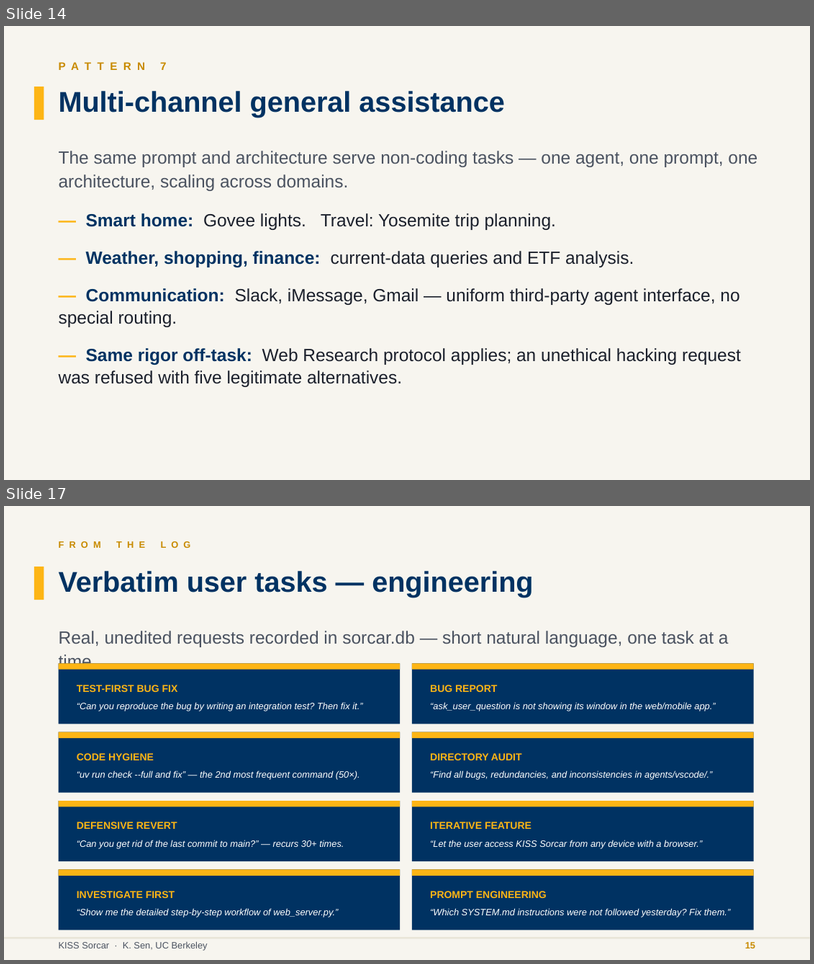
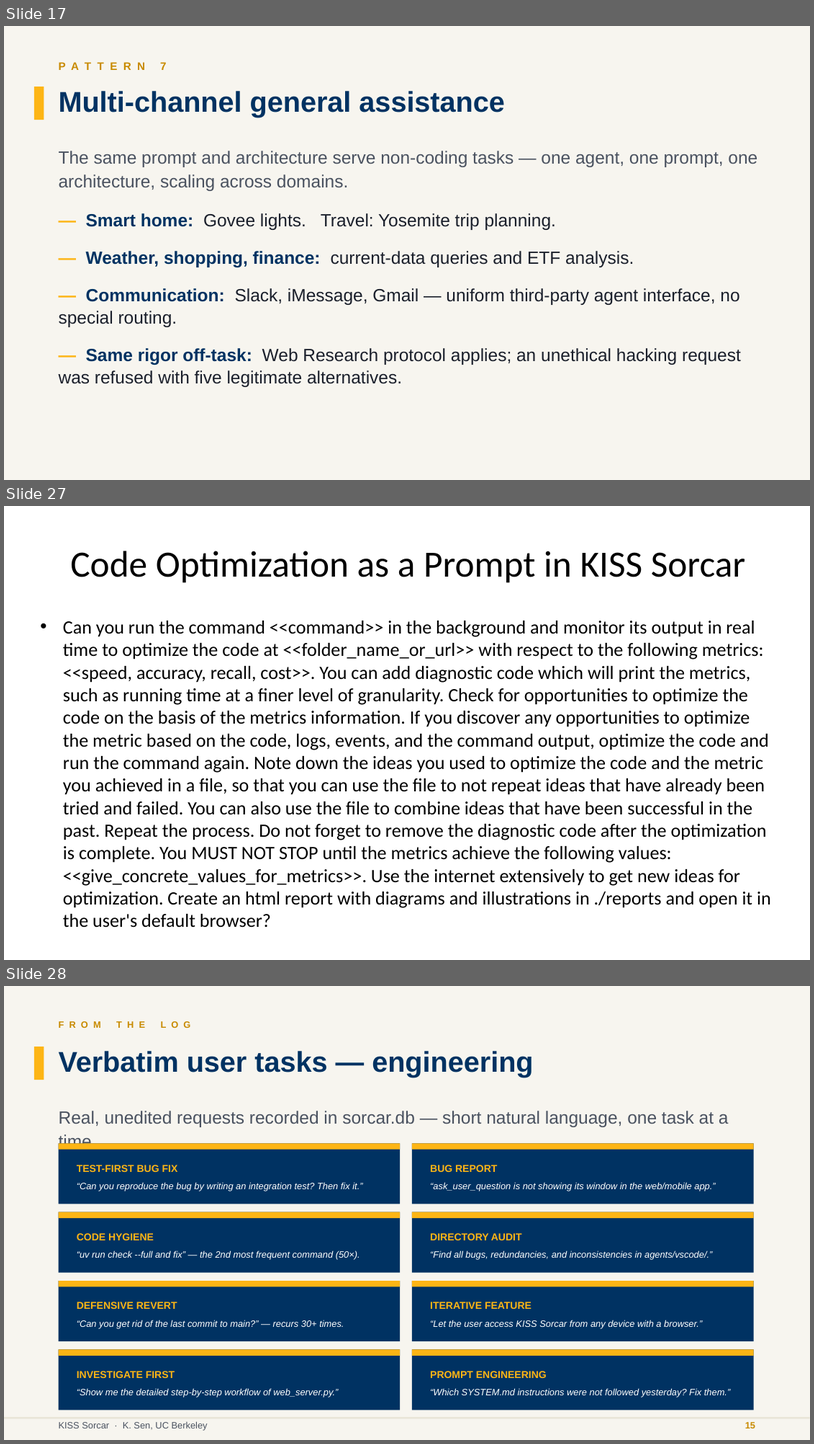
Before and after one commit to ksenxx/kiss_ai, a slide deck: papers/sekisssorcar/se_kiss_sorcar_slides.pptx. Shown one above the other, each under a label of ours: slides 14 and 17 before the commit, slides 17, 27 and 28 after it; the slides between them are not shown. The pictures are 814x964 and 814x1444 pixels, drawn with LibreOffice and Linux fonts; fonts in the diff are those of the drawing. Boxes give left, top, right and bottom in pixels: in the first picture for what was removed or moved away, otherwise in the second. Text is boxed around its words. In the diff, an @@ line names an element or a change of style, - is before the commit and + after.

```diff
--- a/papers/sekisssorcar/se_kiss_sorcar_slides.pptx
+++ b/papers/sekisssorcar/se_kiss_sorcar_slides.pptx
@@ slide 27 added at [4, 506, 810, 960], background #FFFFFF @@
@@ title added at [70, 551, 746, 583], 44 pt, text #000000 @@
+Code Optimization as a Prompt in KISS Sorcar
@@ text added at [63, 620, 772, 908], 22.4 pt, text #000000 @@
+• Can you run the command <<command>> in the background and monitor its output in real time to optimize the code at <<folder_name_or_url>> with respect to the following metrics: <<speed, accuracy, recall, cost>>. You can add diagnostic code which will print the metrics, such as running time at a finer level of granularity. Check for opportunities to optimize the code on the basis of the metrics information. If you discover any opportunities to optimize the metric based on the code, logs, events, and the command output, optimize the code and run the command again. Note down the ideas you used to optimize the code and the metric you achieved in a file, so that you can use the file to not repeat ideas that have already been tried and failed. You can also use the file to combine ideas that have been successful in the past. Repeat the process. Do not forget to remove the diagnostic code after the optimization is complete. You MUST NOT STOP until the metrics achieve the following values: <<give_concrete_values_for_metrics>>. Use the internet extensively to get new ideas for optimization. Create an html report with diagrams and illustrations in ./reports and open it in the user's default browser?
@@ what was slide 14 is now slide 17 @@
@@ what was slide 17 is now slide 28 @@
```
Also in this commit, not shown: 7 slides changed, 7 other slides added, 1 other file.
